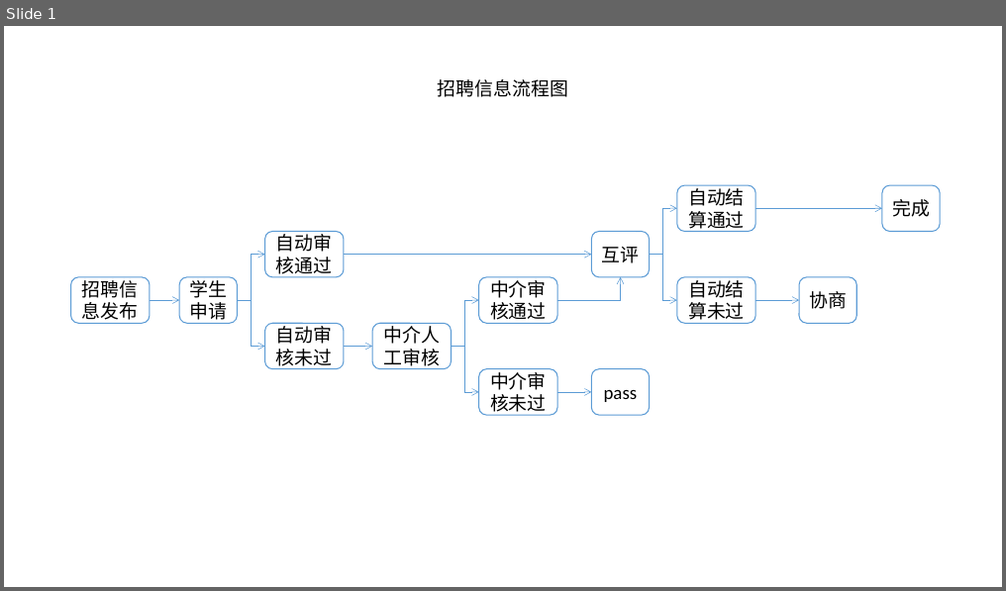
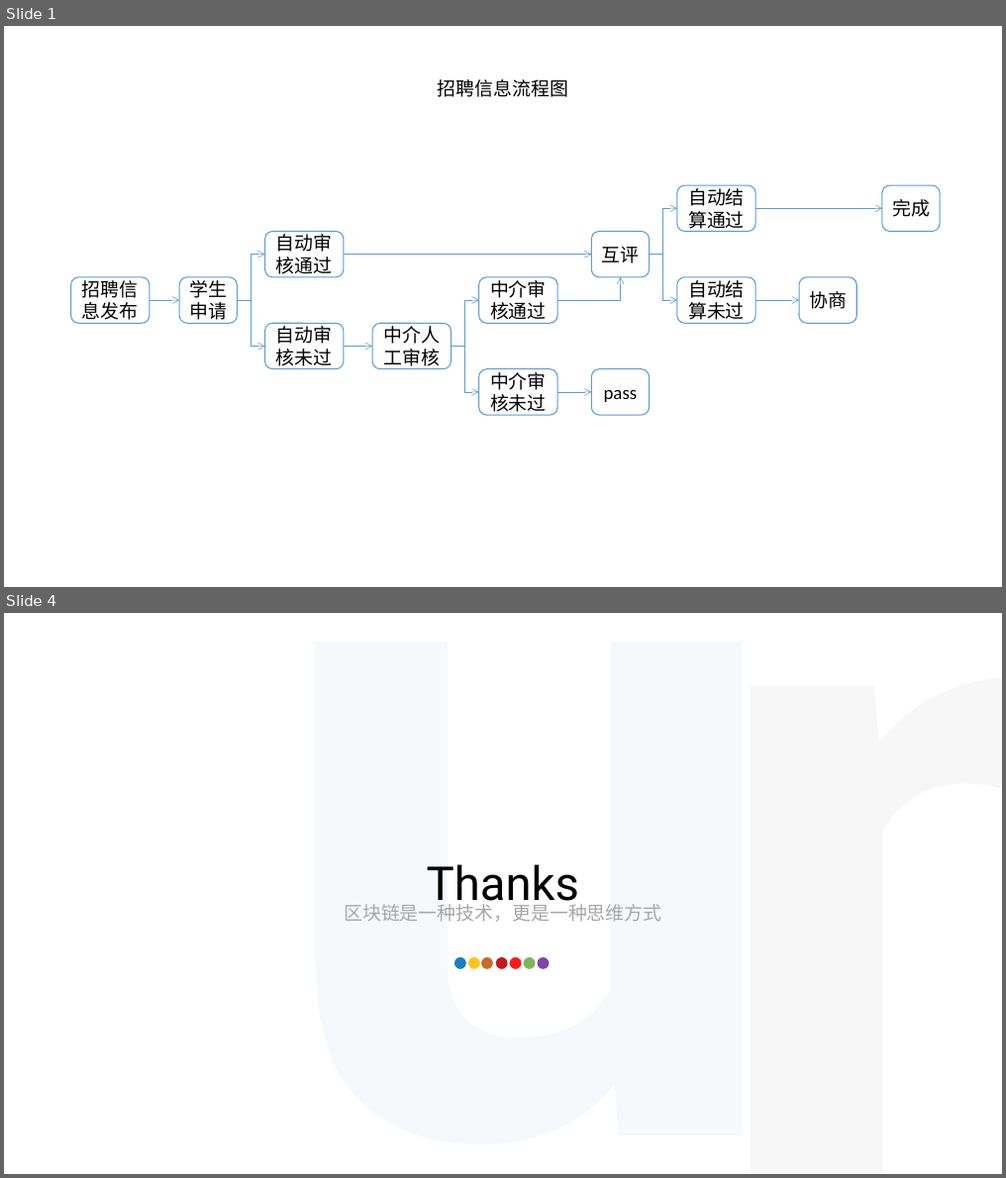
Before and after one commit to yglym2012/BlockchainCompetition, a slide deck: 订单流程图.pptx. Shown one above the other, each under a label of ours: slide 1 before the commit, slides 1 and 4 after it; the slides between them are not shown. The pictures are 1006x591 and 1006x1178 pixels, drawn with LibreOffice and Linux fonts; fonts in the diff are those of the drawing. Boxes give left, top, right and bottom in pixels: in the first picture for what was removed or moved away, otherwise in the second. Text is boxed around its words. In the diff, an @@ line names an element or a change of style, - is before the commit and + after.

```diff
--- a/订单流程图.pptx
+++ b/订单流程图.pptx
@@ slide 4 added at [4, 613, 1002, 1174], background #FFFFFF @@
@@ text added at [695, 613, 740, 1174], 900 pt, text #808080 at 5% opacity, bold @@
+n
@@ text added at [267, 864, 791, 969], 900 pt, text #5B9BD5 at 5% opacity, bold @@
+u
@@ title added at [427, 864, 579, 911], 45 pt, text #000000 @@
+Thanks
@@ subtitle added at [344, 900, 661, 922], 18 pt, text #A6A6A6 @@
+区块链是一种技术，更是一种思维方式
@@ ellipse added at [454, 958, 466, 969], fill #0070C0 at 90% opacity @@
@@ ellipse added at [468, 958, 480, 969], fill #FFC000 at 90% opacity @@
@@ ellipse added at [481, 958, 494, 969], fill #C55A11 at 90% opacity @@
@@ ellipse added at [496, 958, 508, 969], fill #C00000 at 90% opacity @@
@@ ellipse added at [510, 958, 522, 969], fill #FF0000 at 90% opacity @@
@@ ellipse added at [524, 958, 536, 969], fill #70AD47 at 90% opacity @@
@@ ellipse added at [537, 958, 549, 969], fill #7030A0 at 90% opacity @@
```
Also in this commit, not shown: 2 other slides added, 4 other files.
